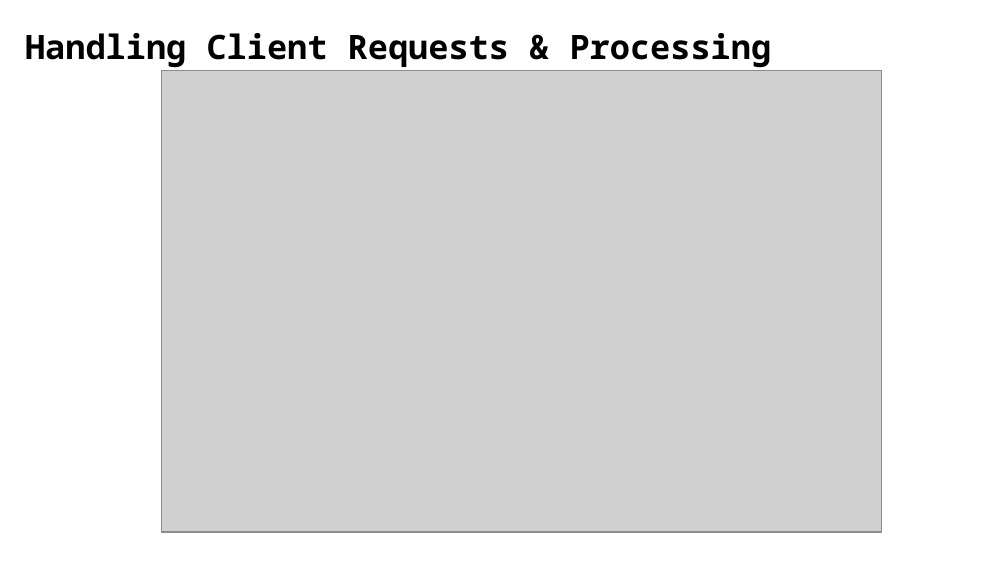
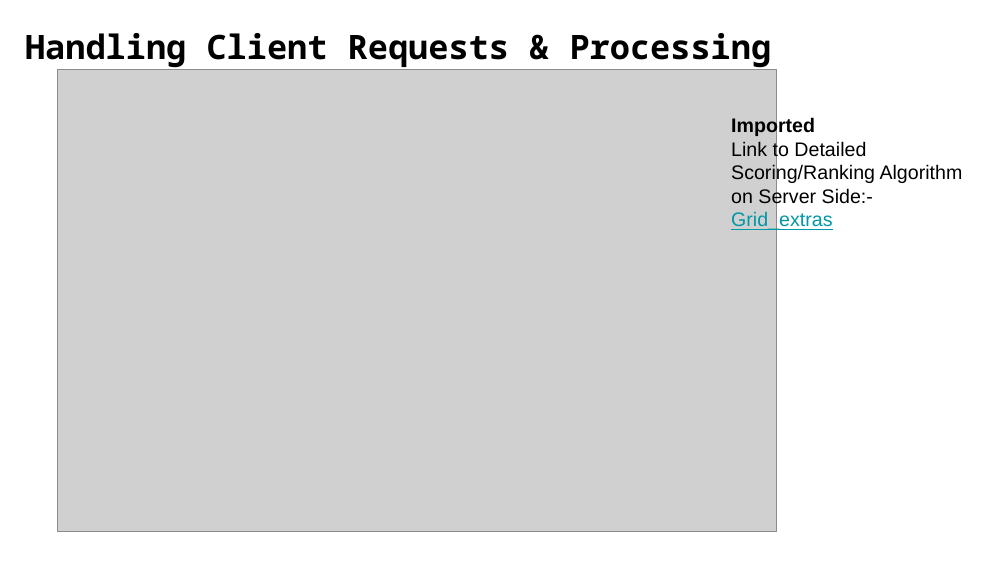
Before and after one commit to Debanitrkl/FlipkartGrid, a slide deck: slide 6 of GRiD_ Fashion Intelligence Systems_The Ignitors_NIT Rourkela.pptx. Drawn at 1008x567 pixels with LibreOffice and Linux fonts; fonts in the diff are those of the drawing; grey boxes stand for pictures; background and template pictures are left out. Boxes give left, top, right and bottom in pixels: in the first picture for what was removed or moved away, otherwise in the second. Text is boxed around its words. In the diff, an @@ line names an element or a change of style, - is before the commit and + after.

Commit message:
Added Doc link

```diff
--- a/GRiD_ Fashion Intelligence Systems_The Ignitors_NIT Rourkela.pptx
+++ b/GRiD_ Fashion Intelligence Systems_The Ignitors_NIT Rourkela.pptx
@@ picture: place and size @@
-picture at (161,71,881,532)
+picture at (57,70,777,531)
@@ text added at (731,117,963,231), 14 pt, text #000000 @@
+Imported
+Link to Detailed Scoring/Ranking Algorithm on Server Side:-
+Grid_extras
```
Also in this commit, not shown: 1 other slide changed.
